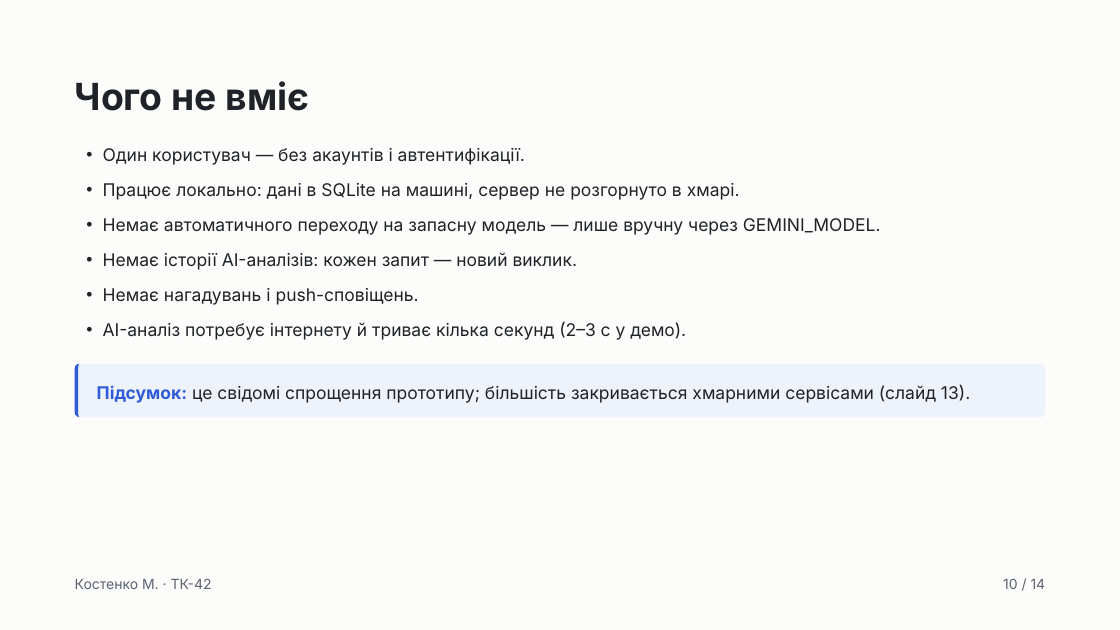
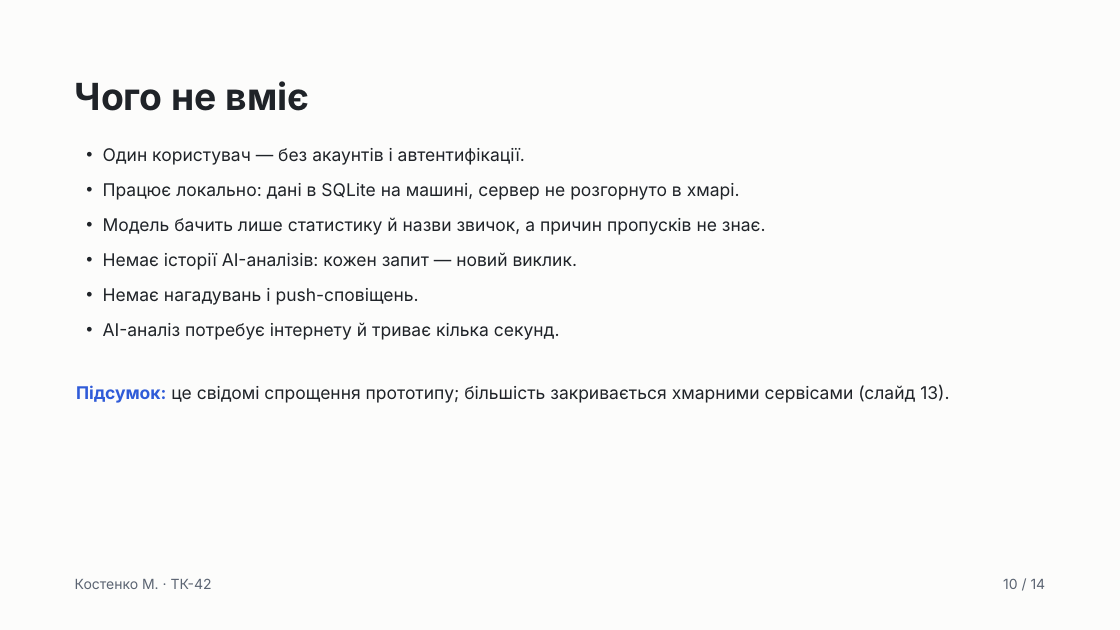
Before and after one commit to w1sed1/tracker-api, a slide deck: slide 10 of Habit Tracker + Gemini AI — Лаб. 2 «Хмарні обчислення».pptx. Drawn at 1120x630 pixels with LibreOffice and Linux fonts; fonts in the diff are those of the drawing. Boxes give left, top, right and bottom in pixels: in the first picture for what was removed or moved away, otherwise in the second. Text is boxed around its words. In the diff, an @@ line names an element or a change of style, - is before the commit and + after.

```diff
--- a/Habit Tracker + Gemini AI — Лаб. 2 «Хмарні обчислення».pptx
+++ b/Habit Tracker + Gemini AI — Лаб. 2 «Хмарні обчислення».pptx
@@ text at (103, 217, 766, 235): text changed @@
-• Немає автоматичного переходу на запасну модель — лише вручну через GEMINI_MODEL.
+• Модель бачить лише статистику й назви звичок, а причин пропусків не знає.
@@ text at (103, 322, 560, 340): text changed @@
-• AI-аналіз потребує інтернету й триває кілька секунд (2–3 с у демо).
+• AI-аналіз потребує інтернету й триває кілька секунд.
@@ text "Підсумок: це свідомі спрощення прототипу; ...": place and size @@
-text "Підсумок: це свідомі спрощення прототипу; ..." at (75, 364, 1046, 418)
+text "Підсумок: це свідомі спрощення прототипу; ..." at (76, 385, 949, 403)
@@ text "Підсумок: це свідомі спрощення прототипу; ..." at (76, 385, 949, 403): fill #EEF2FB to none @@
@@ freeform shape removed at (75, 364, 1046, 418) @@
```
Also in this commit, not shown: 10 other slides changed, 4 other files.
